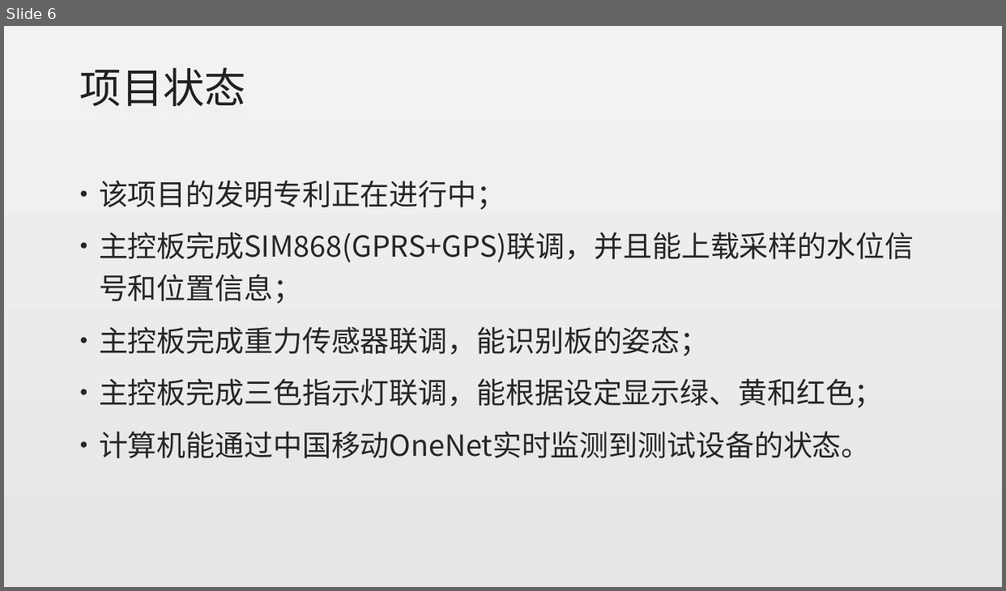
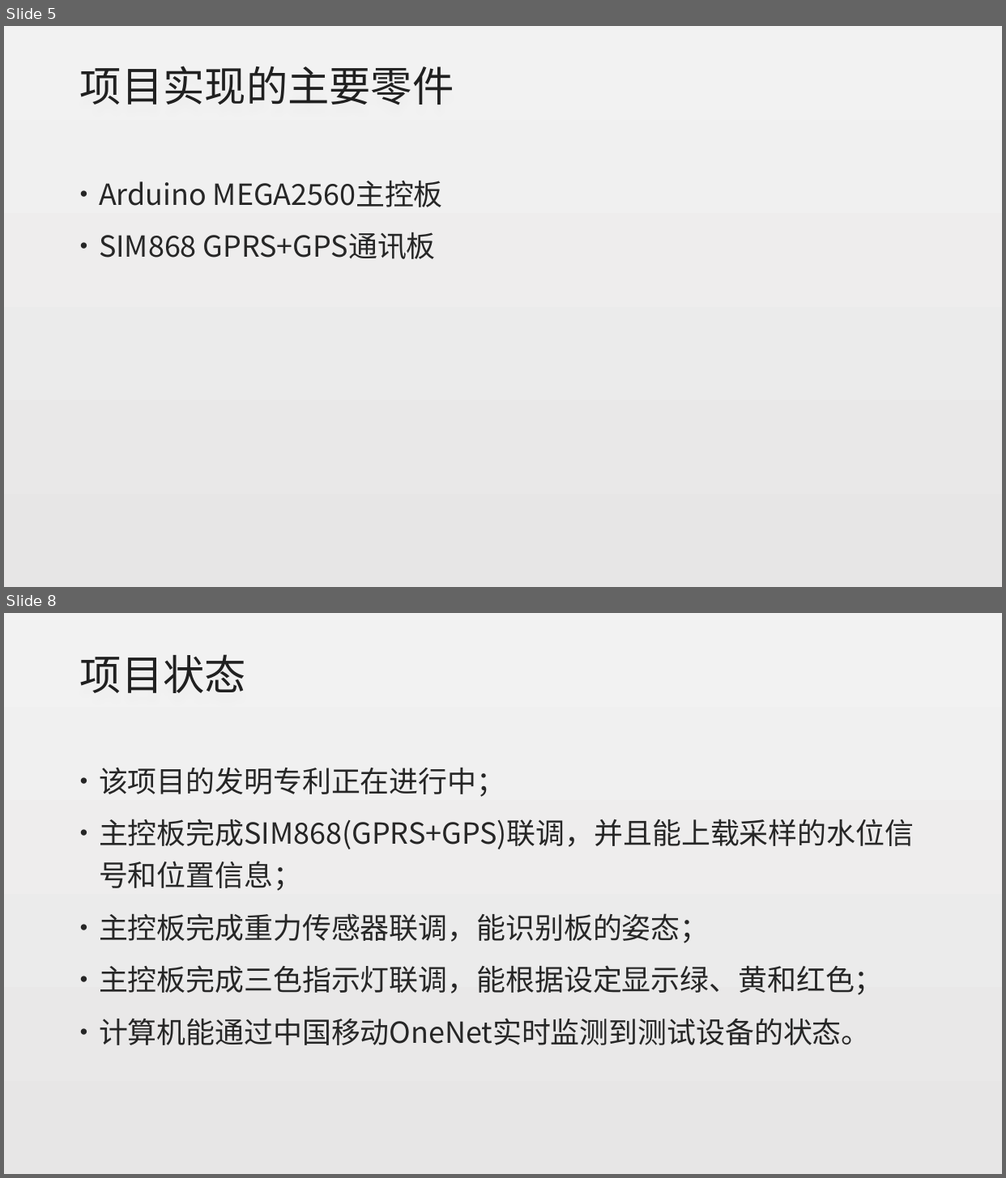
Before and after one commit to alanz2015/Study-Notes, a slide deck: 实时路面积水检测设备实现方案-张沛霖20170816.pptx. Shown one above the other, each under a label of ours: slide 6 before the commit, slides 5 and 8 after it; the slides between them are not shown. The pictures are 1006x591 and 1006x1178 pixels, drawn with LibreOffice and Linux fonts; fonts in the diff are those of the drawing. Boxes give left, top, right and bottom in pixels: in the first picture for what was removed or moved away, otherwise in the second. Text is boxed around its words. In the diff, an @@ line names an element or a change of style, - is before the commit and + after.

```diff
--- a/实时路面积水检测设备实现方案-张沛霖20170816.pptx
+++ b/实时路面积水检测设备实现方案-张沛霖20170816.pptx
@@ slide 5 added at (4, 26, 1002, 587), background gradient #F2F2F2 to #E7E6E6 @@
@@ title added at (80, 66, 454, 105), 40 pt, text #202020 @@
+项目实现的主要零件
@@ text added at (99, 180, 443, 259), 28 pt, text #262626 @@
+• Arduino MEGA2560主控板
+• SIM868 GPRS+GPS通讯板
@@ what was slide 6 is now slide 8 @@
```
Also in this commit, not shown: 3 slides changed, 1 other slide added.
